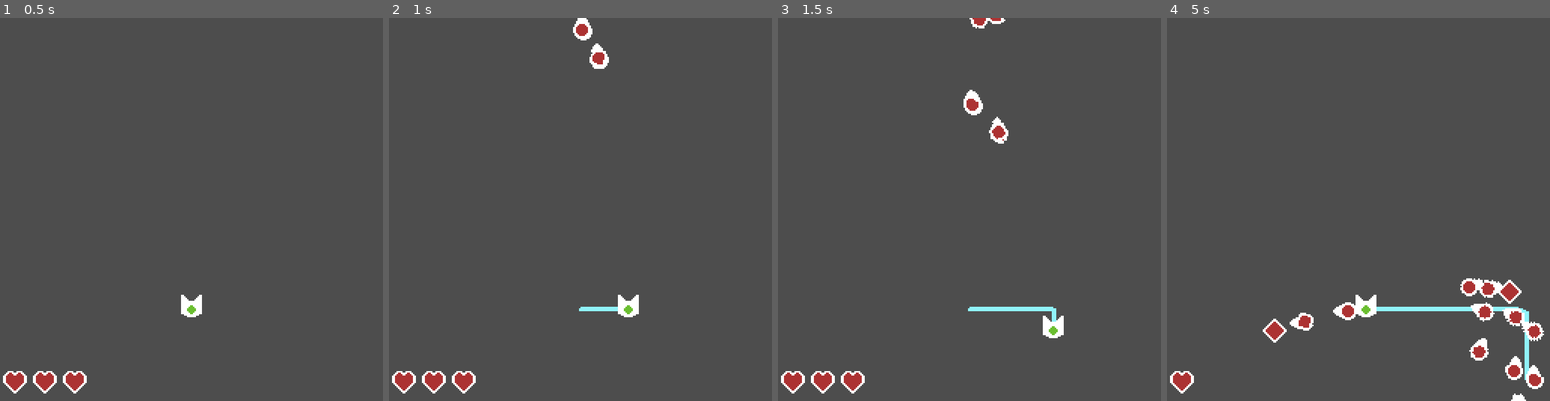
Above: before the commit, frames 1-4 (left to right).
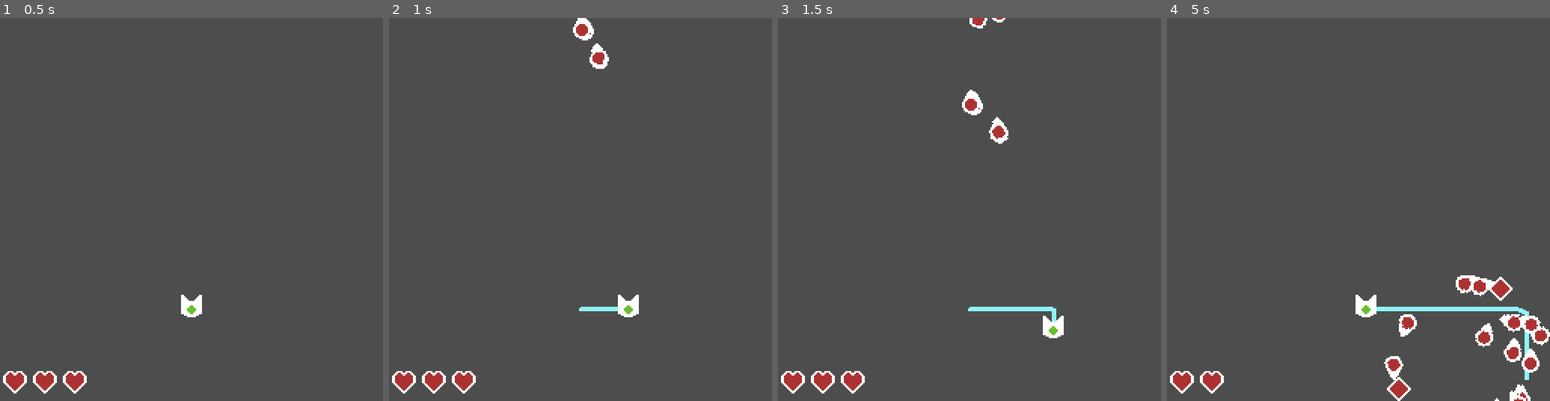
Above: after the commit, the same moments.

Repository: kennethbchen/Bullet-Wrangler-Game
Game: Godot game, scene res://Game.tscn
Same seed, same stepped clock (60 frames per second), same inputs: the game is played once before the commit and once after it.
Inputs:
- Up to frame 1 (0.5 s): no input
- Up to frame 2 (1 s): tap Enter at 0.5 s; hold D (Right) from 0.53 s (still down); hold Space (Attack) from 0.53 s (still down)
- Up to frame 3 (1.5 s): release D (Right) at 1.28 s; release Space (Attack) at 1.28 s; hold S (Down) from 1.28 s (still down); tap Space (Attack) at 1.35 s
- Up to frame 4 (5 s): release S (Down) at 2.03 s; hold D (Right) 2.03-2.78 s; hold Space (Attack) 2.03-2.78 s; hold W (Up) 2.78-3.53 s; tap Space (Attack) at 2.85, 4.35 s; hold Space (Attack) 3.53-4.28 s; hold A (Left) from 3.53 s (still down)

Frame 1 is identical in both runs. In frame 2, less than 0.1% of the frame differs, in the area x 49-58%, y 0-14%; in frame 3, 0.1%; in frame 4, 4.0%, in the area x 8-100%, y 67-100%.

Commit message:
Add more enemy patrol points

Diff:
--- a/Game.tscn
+++ b/Game.tscn
@@ -152,16 +152,28 @@
 [node name="PatrolPoints" type="Node" parent="EnemyOrchestrator"]
 
 [node name="1" type="Marker2D" parent="EnemyOrchestrator/PatrolPoints"]
-position = Vector2(32, 64)
+position = Vector2(30, 76)
 
 [node name="2" type="Marker2D" parent="EnemyOrchestrator/PatrolPoints"]
-position = Vector2(224, 64)
+position = Vector2(217, 34)
 
 [node name="3" type="Marker2D" parent="EnemyOrchestrator/PatrolPoints"]
-position = Vector2(128, 48)
+position = Vector2(104, 49)
 
 [node name="4" type="Marker2D" parent="EnemyOrchestrator/PatrolPoints"]
-position = Vector2(128, 80)
+position = Vector2(120, 117)
+
+[node name="5" type="Marker2D" parent="EnemyOrchestrator/PatrolPoints"]
+position = Vector2(58, 135)
+
+[node name="6" type="Marker2D" parent="EnemyOrchestrator/PatrolPoints"]
+position = Vector2(172, 81)
+
+[node name="7" type="Marker2D" parent="EnemyOrchestrator/PatrolPoints"]
+position = Vector2(201, 135)
+
+[node name="8" type="Marker2D" parent="EnemyOrchestrator/PatrolPoints"]
+position = Vector2(68, 21)
 
 [node name="Enemies" type="Node" parent="EnemyOrchestrator"]
 
--- a/Scripts/Enemy.gd
+++ b/Scripts/Enemy.gd
@@ -30,6 +30,7 @@
 
 	if current_patrol_target == null or global_position.distance_to(current_patrol_target.global_position) < patrol_max_radius:
 		current_patrol_target = patrol_point_parent.get_children()[rand.randi_range(0, patrol_point_parent.get_children().size() - 1)]
+		print(current_patrol_target)
 
 	velocity += (current_patrol_target.position - global_position).normalized() * speed * delta
 
